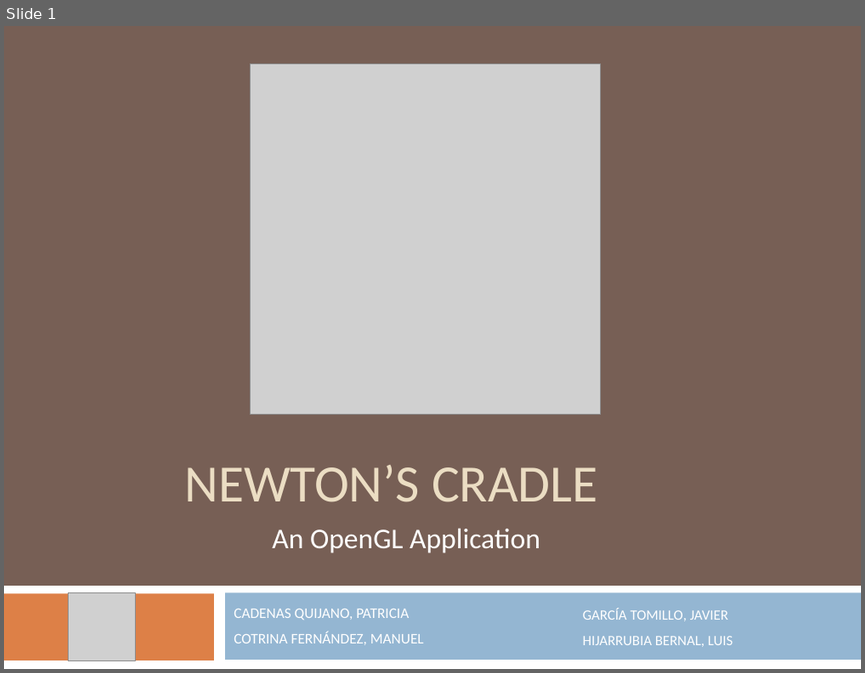
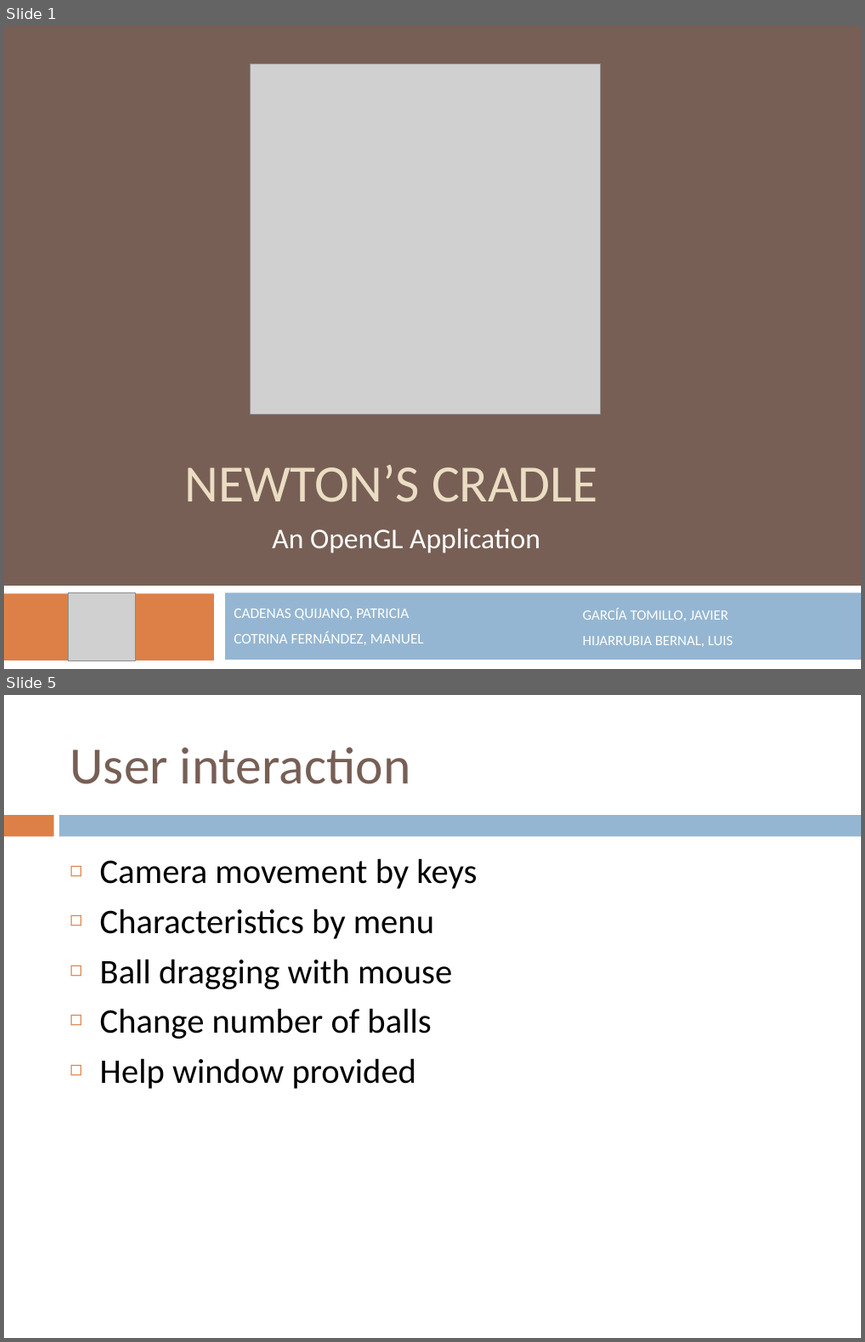
Before and after one commit to avatarreturn/newton-cradle, a slide deck: Newton1/documentacion/Presentation.pptx. Shown one above the other, each under a label of ours: slide 1 before the commit, slides 1 and 5 after it; the slides between them are not shown. The pictures are 865x673 and 865x1342 pixels, drawn with LibreOffice and Linux fonts; fonts in the diff are those of the drawing; grey boxes stand for pictures. Boxes give left, top, right and bottom in pixels: in the first picture for what was removed or moved away, otherwise in the second. Text is boxed around its words. In the diff, an @@ line names an element or a change of style, - is before the commit and + after.

```diff
--- a/Newton1/documentacion/Presentation.pptx
+++ b/Newton1/documentacion/Presentation.pptx
@@ slide 5 added at [4,695,861,1338], background #FFFFFF @@
@@ title added at [69,747,410,784], 44 pt, text #775F55 @@
+User interaction
@@ rectangle added at [4,815,53,836], fill #DD8047 @@
@@ rectangle added at [60,815,861,836], fill #94B6D2 @@
@@ text added at [100,858,477,1089], 29 pt, text #000000 @@
+◻ Camera movement by keys
+◻ Characteristics by menu
+◻ Ball dragging with mouse
+◻ Change number of balls
+◻ Help window provided
```
Also in this commit, not shown: 10 other slides added, 8 slides removed.
